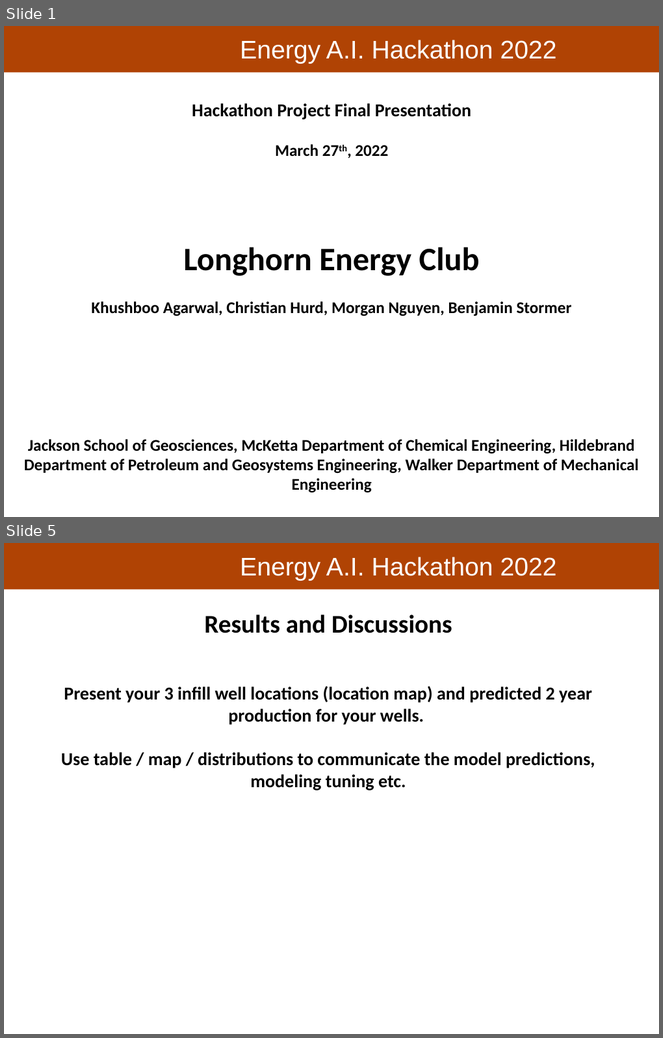
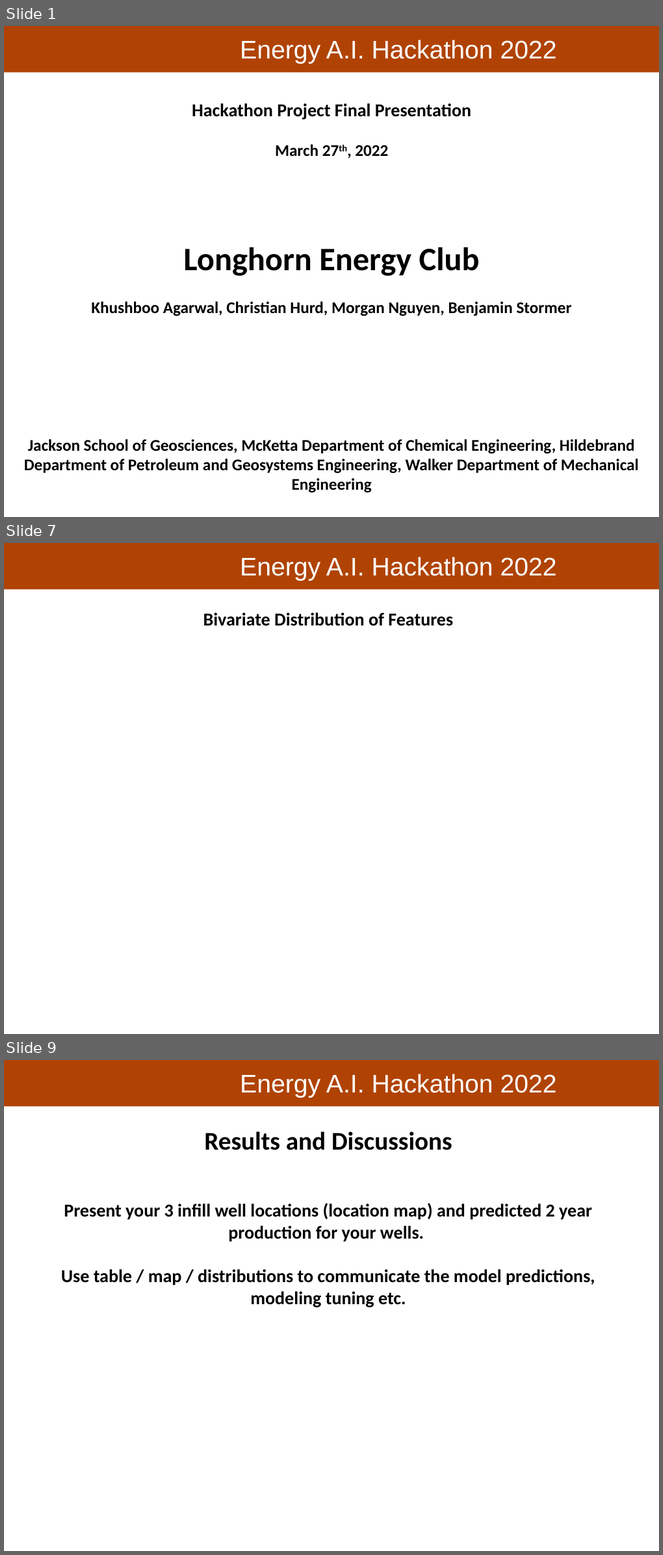
Before and after one commit to PGEHackathon/Longhorn_Energy_Club, a slide deck: Longhorn_Energy_Club_Presentation.pptx. Shown one above the other, each under a label of ours: slides 1 and 5 before the commit, slides 1, 7 and 9 after it; the slides between them are not shown. The pictures are 663x1038 and 663x1555 pixels, drawn with LibreOffice and Linux fonts; fonts in the diff are those of the drawing; background and template pictures are left out. Boxes give left, top, right and bottom in pixels: in the first picture for what was removed or moved away, otherwise in the second. Text is boxed around its words. In the diff, an @@ line names an element or a change of style, - is before the commit and + after.

```diff
--- a/Longhorn_Energy_Club_Presentation.pptx
+++ b/Longhorn_Energy_Club_Presentation.pptx
@@ slide 7 added at [4,543,659,1034], background #FFFFFF; not listed: 2 template elements that a slide beside it also shows @@
@@ text added at [204,613,453,626], 20 pt, text #000000, bold @@
+Bivariate Distribution of Features
@@ what was slide 5 is now slide 9 @@
```
Also in this commit, not shown: 1 slide changed, 5 other slides added, 2 slides removed.
